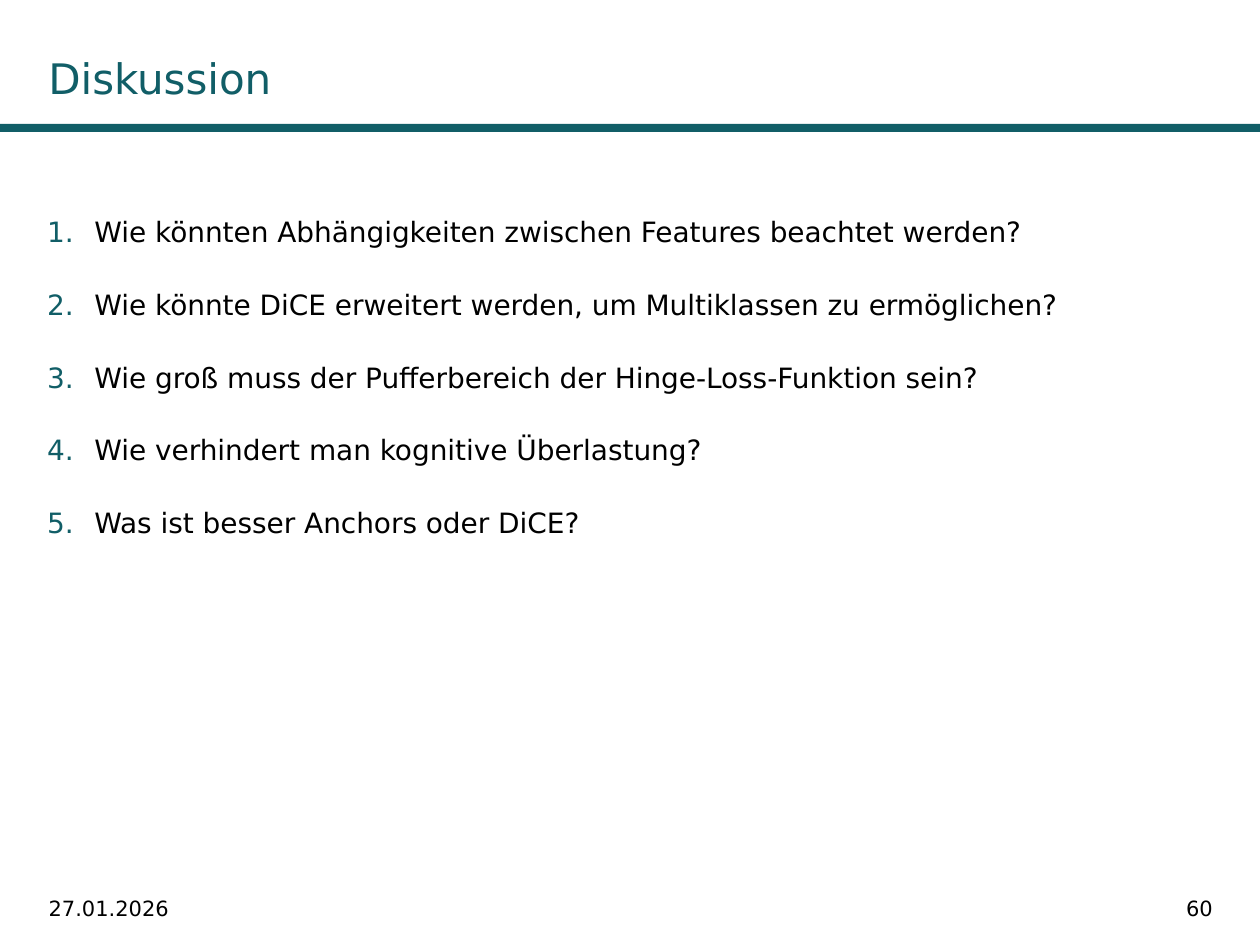
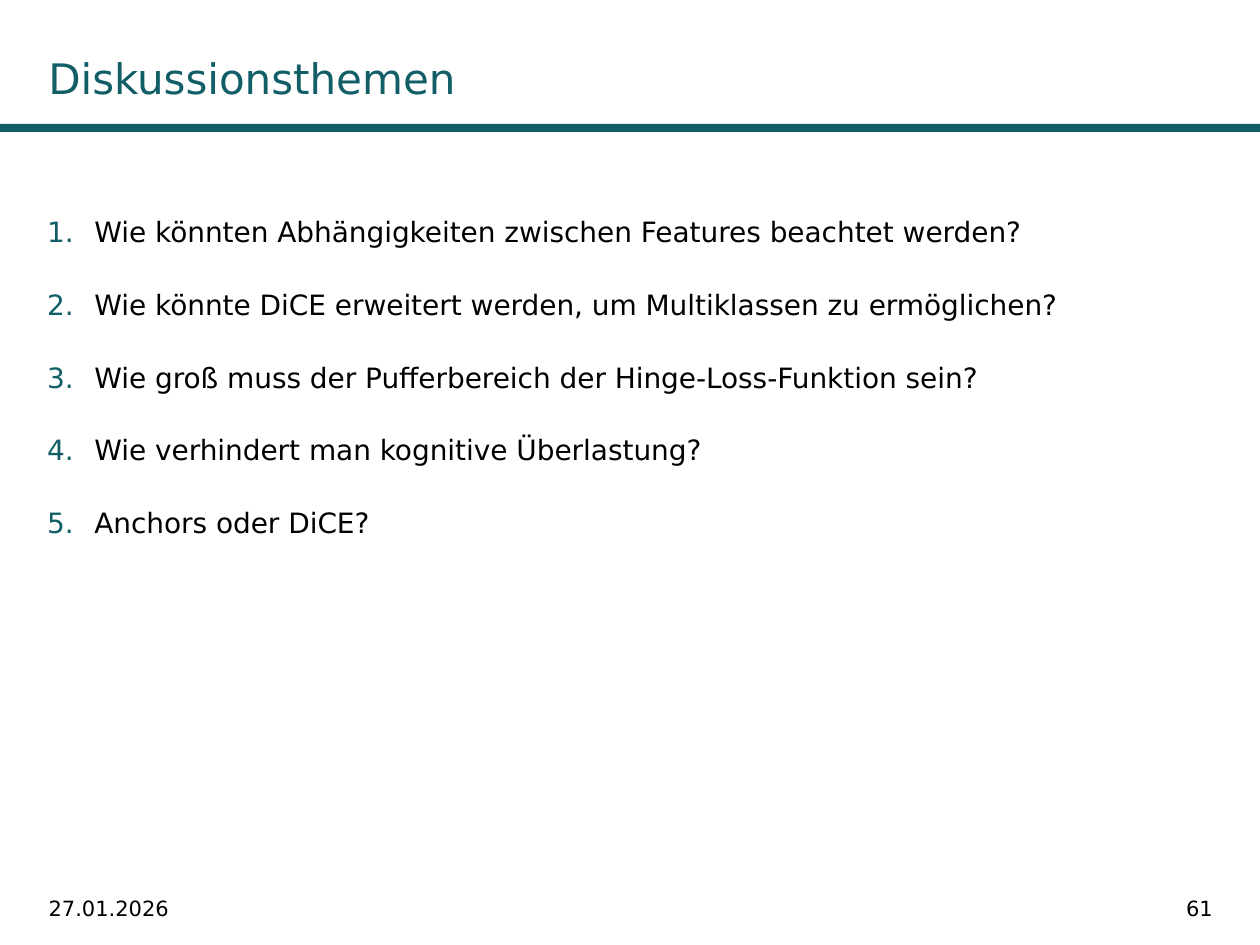
Before and after one commit to fabiw98/Seminar_DICE, a slide deck: slide 61 of Präsentation/PräsentationDiCE.pptx (slide 60 before the commit). Drawn at 1260x945 pixels with LibreOffice and Linux fonts; fonts in the diff are those of the drawing; background and template pictures are left out. Boxes give left, top, right and bottom in pixels: in the first picture for what was removed or moved away, otherwise in the second. Text is boxed around its words. In the diff, an @@ line names an element or a change of style, - is before the commit and + after.

Commit message:
final pp

```diff
--- a/Präsentation/PräsentationDiCE.pptx
+++ b/Präsentation/PräsentationDiCE.pptx
@@ title at box(48, 62, 455, 95): text changed @@
-Diskussion
+Diskussionsthemen
@@ text at box(94, 511, 369, 534): text changed @@
-5. Was ist besser Anchors oder DiCE?
+5. Anchors oder DiCE?
@@ page number at box(1186, 900, 1213, 917): text changed @@
-60
+61
```
Also in this commit, not shown: 3 other slides changed, 1 slide added.
